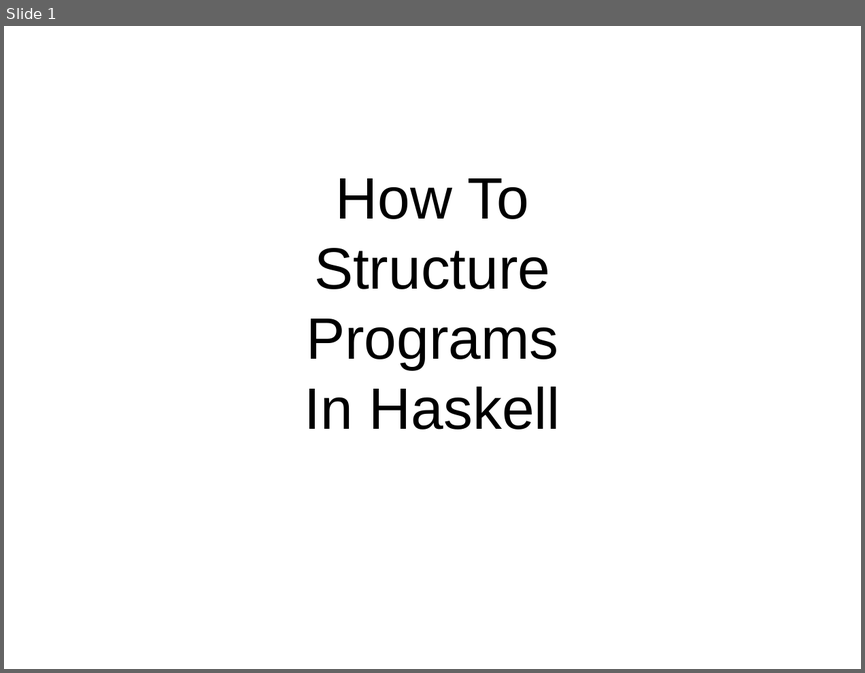
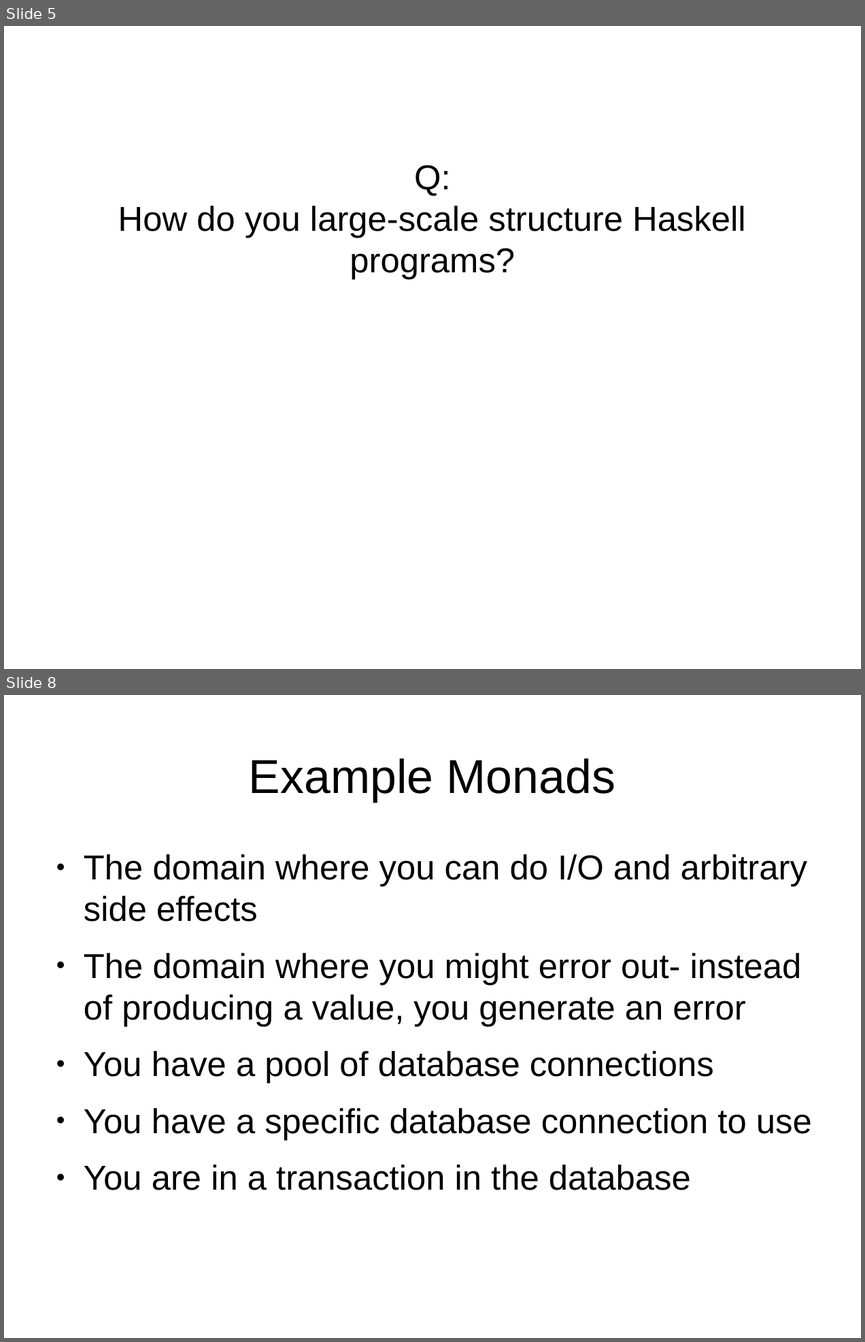
Before and after one commit to bhurt/presentations, a slide deck: hsgems.odp. Shown one above the other, each under a label of ours: slide 1 before the commit, slides 5 and 8 after it; the slides between them are not shown. The pictures are 865x673 and 865x1342 pixels, drawn with LibreOffice and Linux fonts; fonts in the diff are those of the drawing. Boxes give left, top, right and bottom in pixels: in the first picture for what was removed or moved away, otherwise in the second. Text is boxed around its words. In the diff, an @@ line names an element or a change of style, - is before the commit and + after.

```diff
--- a/hsgems.odp
+++ b/hsgems.odp
@@ slide 8 added at box(4, 695, 861, 1338), background #FFFFFF @@
@@ title added at box(249, 758, 615, 802), 44 pt, text #000000 @@
+Example Monads
@@ text added at box(84, 854, 812, 1190), 32 pt, text #000000 @@
+● The domain where you can do I/O and arbitrary side effects
+● The domain where you might error out- instead of producing a value, you generate an error
+● You have a pool of database connections
+● You have a specific database connection to use
+● You are in a transaction in the database
@@ what was slide 1 is now slide 5 @@
@@ slide 5 changed as well @@
@@ subtitle at box(118, 165, 746, 280): text changed; size 54 to 32 pt @@
-How To
-Structure
-Programs
-In Haskell
+Q:
+How do you large-scale structure Haskell programs?
```
Also in this commit, not shown: 62 other slides added.
